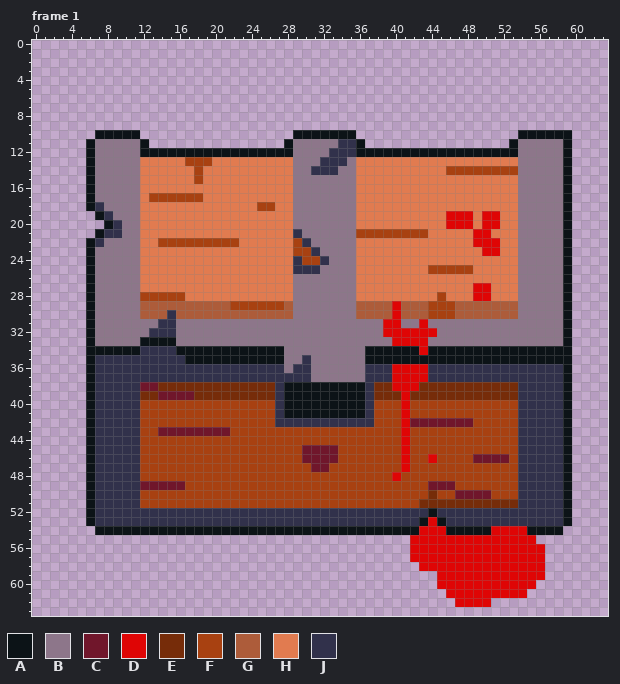
One commit to this pixel-art file: assets/drops/bau_nivel1.aseprite. This is how it looked before the edit.
64x64 pixels, 7 frames. Shown: frame 1. The commit also changed other frames, which this record leaves out.
Palette (. is transparent): A #0c1317  B #8d768a  C #70162b  D #df0505  E #762c09  F #a84111  G #ad5c3a  H #e17b50  J #31314b
After the commit:
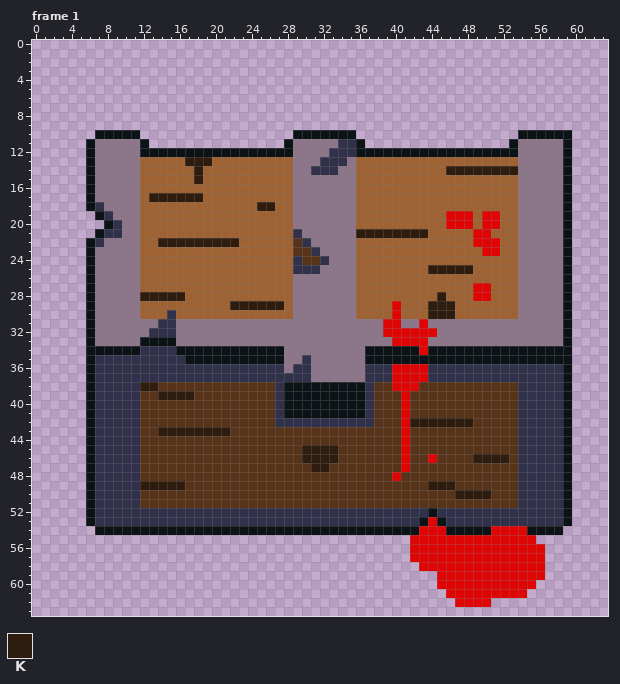
Colours new in this view: K #2e1c0e
What changed:
Colour F changes from #a84111 to #573419.
Colour H changes from #e17b50 to #9f6232.
Frame 1:
Colour E gives way to colour F in row 38 at x 14 to 26, 38 to 39 and 43 to 53; in row 39 at x 12 to 13, 18 to 26, 38 to 40 and 42 to 53; in row 50 at x 44; in row 51 at x 43 to 53.
Colour G gives way to colour H in row 29 at x 12 to 21, 28, 36 to 39, 41 to 43 and 47 to 53; in row 30 at x 12 to 14, 16 to 28, 36 to 39, 41 to 43 and 47 to 53.
Colour C gives way to colour K in row 38 at x 12 to 13; in row 39 at x 14 to 17; in row 42 at x 42 to 48; in row 43 at x 14 to 21; in row 45 at x 30 to 33; in row 46 at x 30 to 33 and 49 to 52.
Colour C gives way to colour K in row 47 at x 31 to 32; in row 49 at x 12 to 16 and 44 to 46; in row 50 at x 47 to 50.
Colour F gives way to colour K in row 13 at x 17 to 19; in row 14 at x 18 and 46 to 53; in row 15 at x 18; in row 17 at x 13 to 18; in row 18 at x 25 to 26; in row 21 at x 36 to 43.
Colour F gives way to colour K in row 22 at x 14 to 22; in row 25 at x 44 to 48; in row 28 at x 12 to 16 and 45; in row 29 at x 22 to 27 and 44 to 46; in row 30 at x 44 to 46.
Where, in picture pixels (left, top, right, bottom), the same in both pictures:
changed: (140, 157, 320, 319)
changed: (356, 157, 518, 319)
changed: (140, 382, 518, 508)
